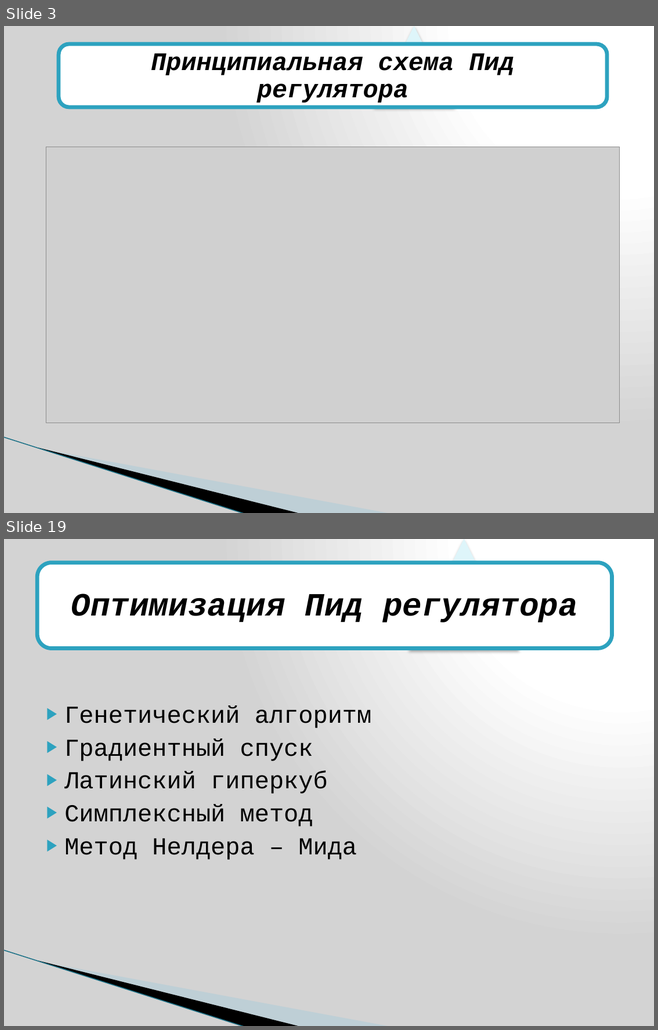
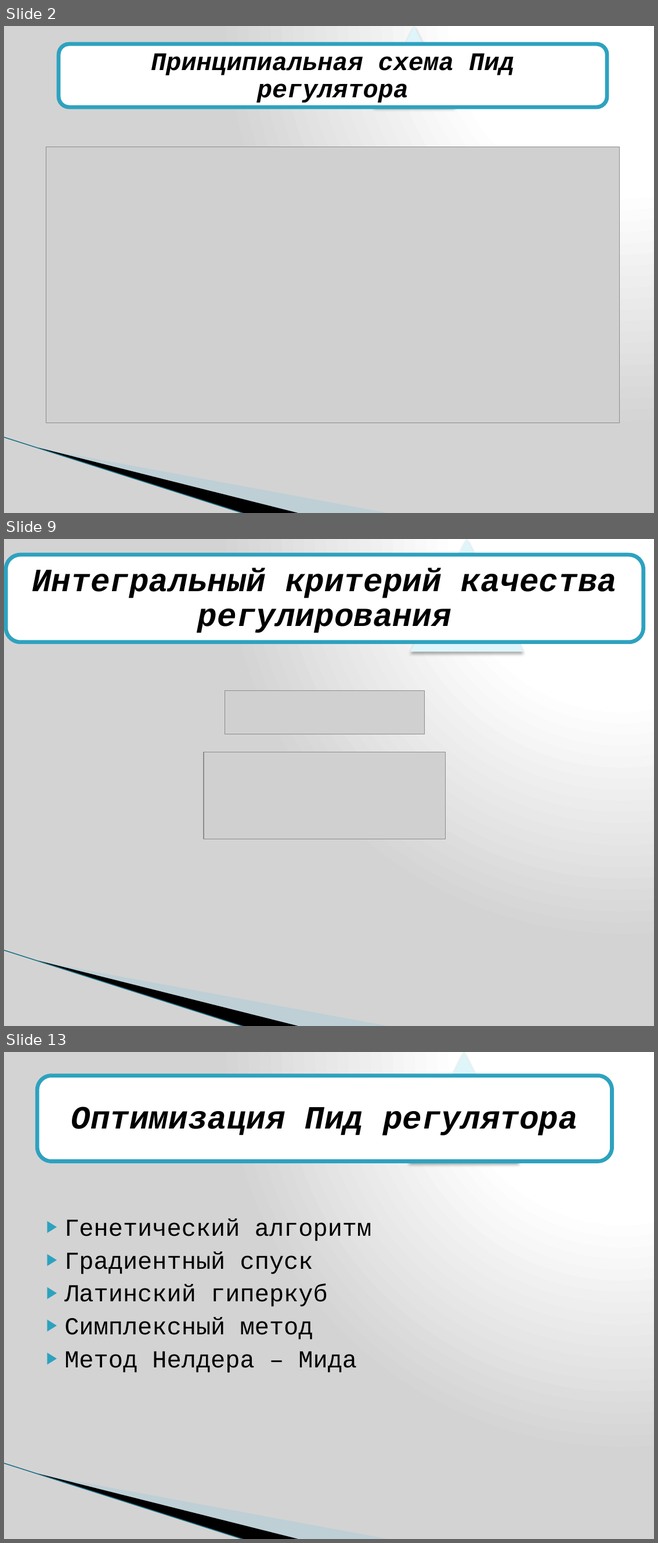
Before and after one commit to Srudyjj/DiplomaMaster, a slide deck: ПрезентацияПИД.pptx. Shown one above the other, each under a label of ours: slides 3 and 19 before the commit, slides 2, 9 and 13 after it; the slides between them are not shown. The pictures are 658x1030 and 658x1543 pixels, drawn with LibreOffice and Linux fonts; fonts in the diff are those of the drawing; grey boxes stand for pictures; background and template pictures are left out. Boxes give left, top, right and bottom in pixels: in the first picture for what was removed or moved away, otherwise in the second. Text is boxed around its words. In the diff, an @@ line names an element or a change of style, - is before the commit and + after.

```diff
--- a/ПрезентацияПИД.pptx
+++ b/ПрезентацияПИД.pptx
@@ slide 9 added at (4, 539, 654, 1026), background gradient #FFFFFF to #D3D3D3; not listed: 3 template elements that a slide beside it also shows @@
@@ rounded rectangle added at (6, 555, 643, 642), fill #FFFFFF, outline #2DA2BF 4.33 pt @@
@@ triangle added at (410, 539, 523, 652), fill #DEF5FA @@
@@ text added at (32, 568, 617, 633), 36 pt, text #000000, bold, italic @@
+Интегральный критерий качества регулирования
@@ picture added at (225, 690, 424, 734) @@
@@ picture added at (204, 752, 445, 840) @@
@@ what was slide 3 is now slide 2 @@
@@ what was slide 19 is now slide 13 @@
```
Also in this commit, not shown: 7 slides changed, 4 other slides added, 16 slides removed, 3 other files.
